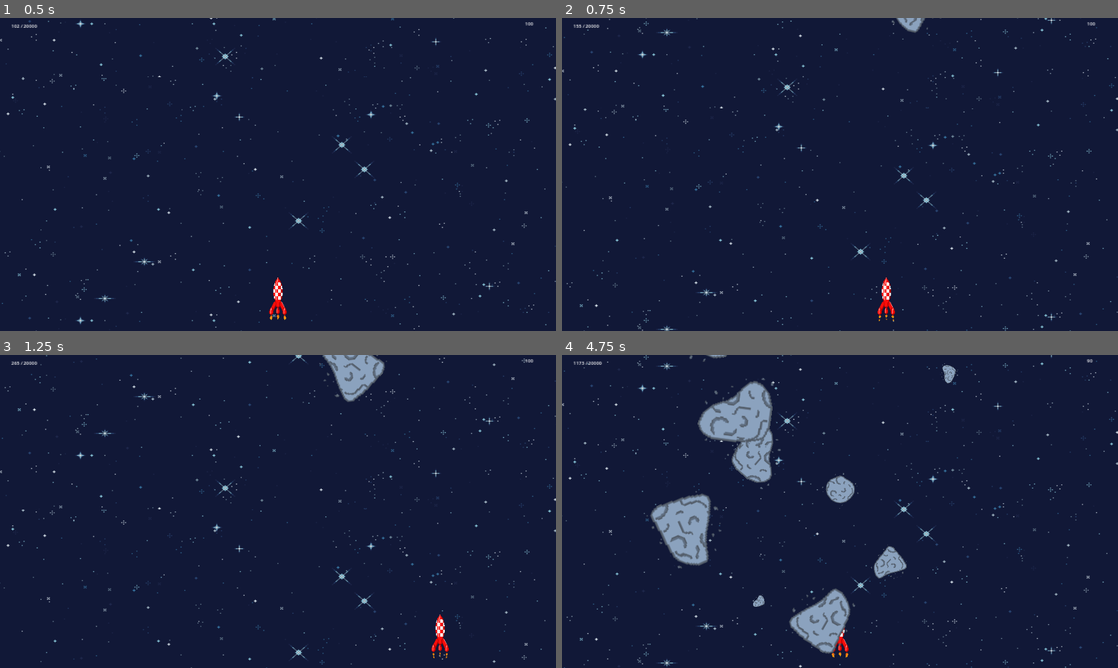
Above: before the commit, frames 1-4 (two rows, left to right).
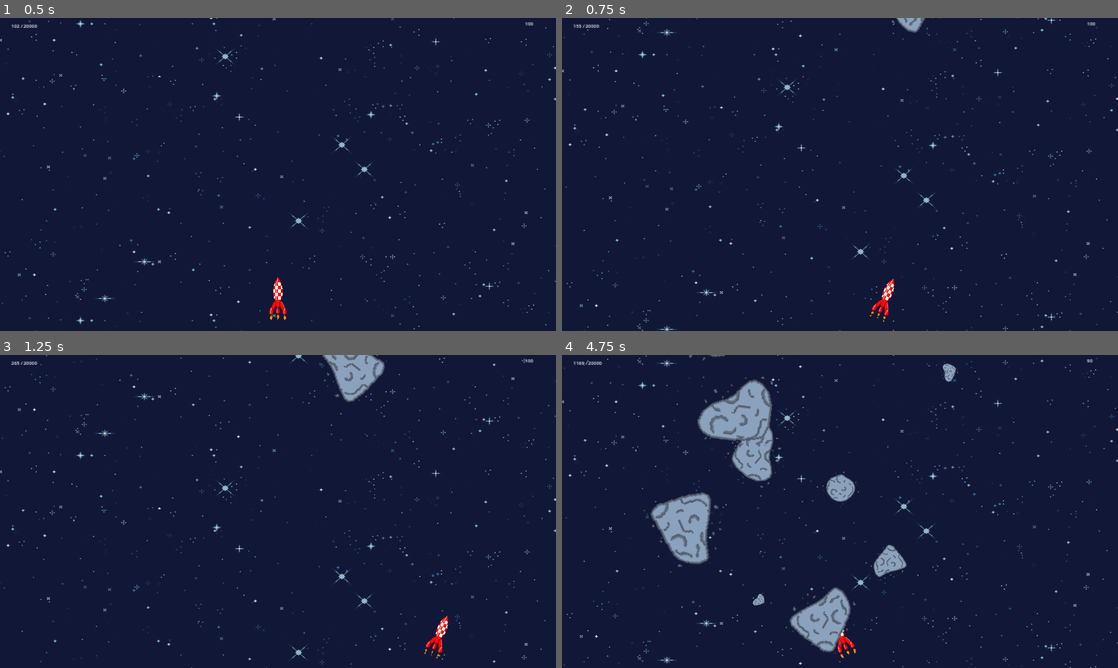
Above: after the commit, the same moments.

Repository: Zenika/tomato-rocket
Game: Godot game, scene res://scenes/race_screen.tscn
Same seed, same stepped clock (60 frames per second), same inputs: the game is played once before the commit and once after it.
Inputs:
- Up to frame 1 (0.5 s): no input
- Up to frame 2 (0.75 s): hold Right (move_right) from 0.53 s (still down)
- Up to frame 3 (1.25 s): keep holding Right (move_right)
- Up to frame 4 (4.75 s): release Right (move_right) at 1.28 s; hold Left (move_left) 1.28-2.03 s; hold Right (move_right) 2.03-3.53 s; hold Left (move_left) from 3.53 s (still down)

Frame 1 is identical in both runs. In frame 2, 0.3% of the frame differs, in the area x 55-60%, y 82-98%; in frame 3, 0.3%; in frame 4, 4.5%, in the area x 0-100%, y 0-100%.

Commit message:
feat: permet de tourner plus joliment

Diff:
--- a/actors/player.gd
+++ b/actors/player.gd
@@ -4,6 +4,8 @@
 var lateral_speed = 800
 var screen_size
 @onready var flames_animation = $FlamesAnimation
+
+const turning_constante = PI/8
 
 func start(pos):
 	position = pos
@@ -16,8 +18,12 @@
 	var velocity = Vector2.ZERO
 	if Input.is_action_pressed("move_right"):
 		velocity.x += 1
-	if Input.is_action_pressed("move_left"):
+		rotation = turning_constante
+	elif Input.is_action_pressed("move_left"):
 		velocity.x -= 1
+		rotation = -turning_constante
+	else:
+		rotation = 0
 
 	if velocity.length() > 0:
 		velocity = velocity.normalized() * lateral_speed
